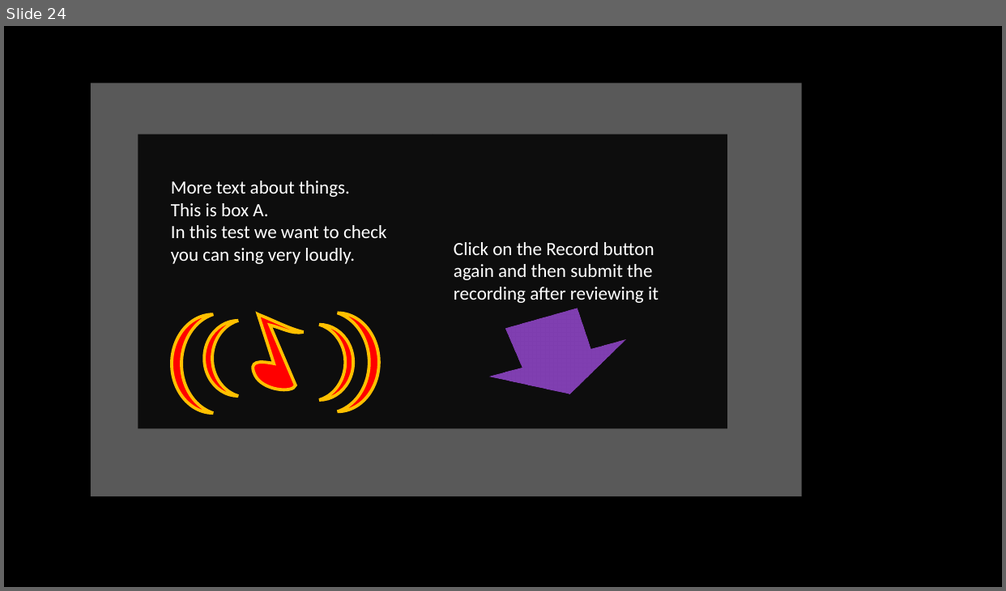
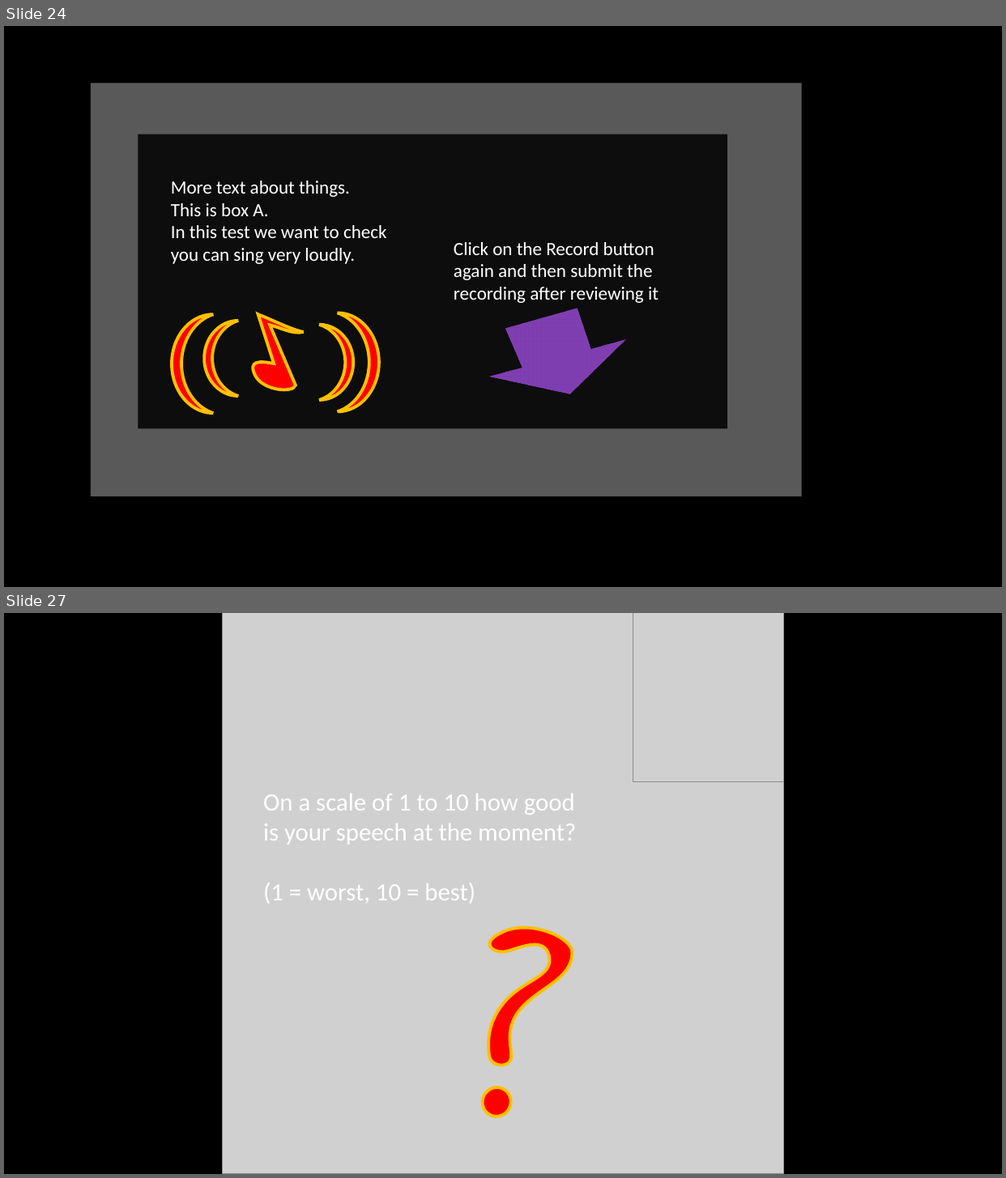
Before and after one commit to sweatysock/jock, a slide deck: design notes.pptx. Shown one above the other, each under a label of ours: slide 24 before the commit, slides 24 and 27 after it; the slides between them are not shown. The pictures are 1006x591 and 1006x1178 pixels, drawn with LibreOffice and Linux fonts; fonts in the diff are those of the drawing; grey boxes stand for pictures. Boxes give left, top, right and bottom in pixels: in the first picture for what was removed or moved away, otherwise in the second. Text is boxed around its words. In the diff, an @@ line names an element or a change of style, - is before the commit and + after.

```diff
--- a/design notes.pptx
+++ b/design notes.pptx
@@ slide 27 added at (x1=4, y1=613, x2=1002, y2=1174), background #000000 @@
@@ picture added at (x1=222, y1=613, x2=783, y2=1174) @@
@@ picture added at (x1=633, y1=613, x2=784, y2=782) @@
@@ text added at (x1=263, y1=794, x2=576, y2=904), 24 pt, text #FFFFFF @@
+On a scale of 1 to 10 how good is your speech at the moment?
+(1 = worst, 10 = best)
@@ freeform shape added at (x1=452, y1=914, x2=577, y2=1076), fill #FF0000, outline #FFC000 3 pt @@
@@ ellipse added at (x1=479, y1=1084, x2=515, y2=1121), fill #FF0000, outline #FFC000 3 pt @@
```
Also in this commit, not shown: 2 slides changed, 6 other slides added, 1 slide removed, 18 other files.
